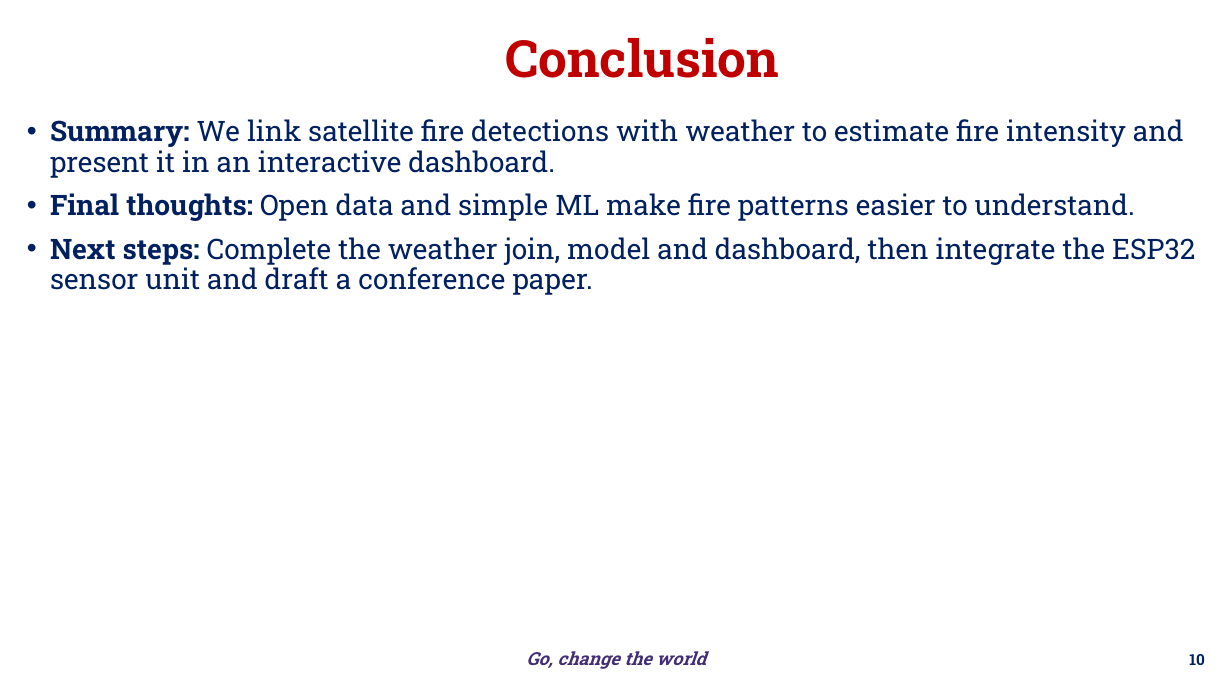
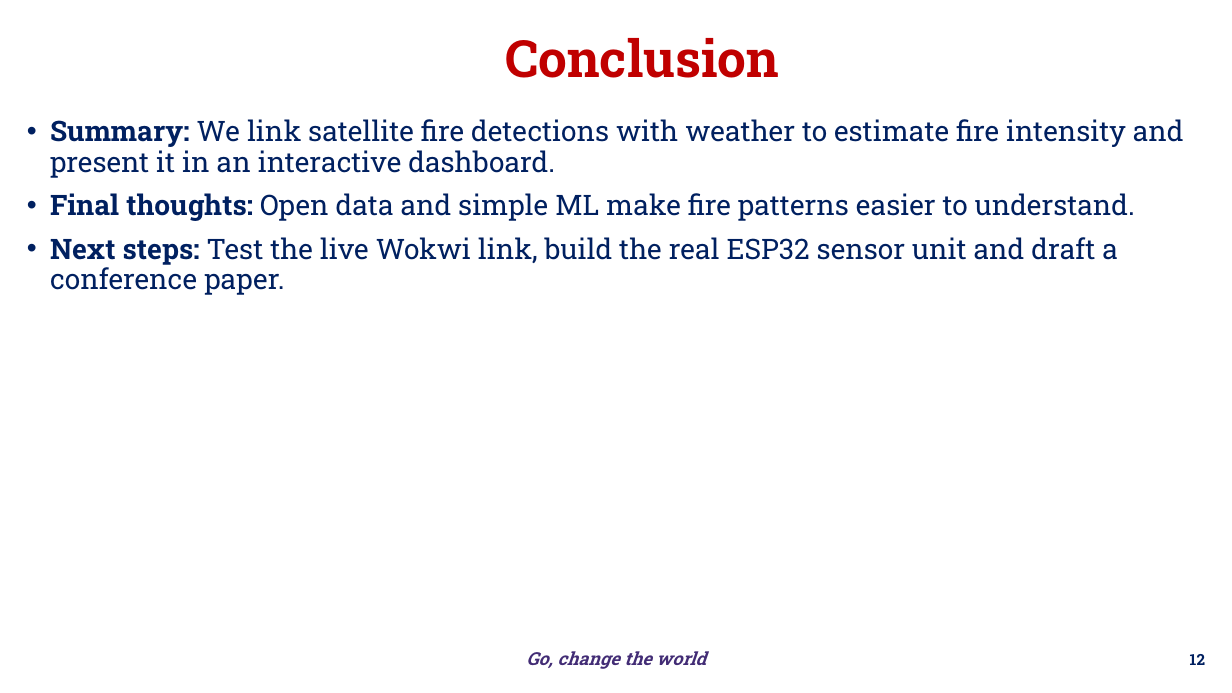
Before and after one commit to bnsama29-cloud/wildfire-estimation-evs, a slide deck: slide 12 of docs/EL_Phase1_Wildfire.pptx (slide 10 before the commit). Drawn at 1232x693 pixels with LibreOffice and Linux fonts; fonts in the diff are those of the drawing; background and template pictures are left out. Boxes give left, top, right and bottom in pixels: in the first picture for what was removed or moved away, otherwise in the second. Text is boxed around its words. In the diff, an @@ line names an element or a change of style, - is before the commit and + after.

```diff
--- a/docs/EL_Phase1_Wildfire.pptx
+++ b/docs/EL_Phase1_Wildfire.pptx
@@ text at [50,237,1118,295]: text changed @@
-• Next steps: Complete the weather join, model and dashboard, then integrate the ESP32 sensor unit and draft a conference paper.
+• Next steps: Test the live Wokwi link, build the real ESP32 sensor unit and draft a conference paper.
@@ page number at [1190,654,1205,665]: text changed @@
-10
+12
```
Also in this commit, not shown: 4 other slides changed, 2 slides added, 3 other files.
